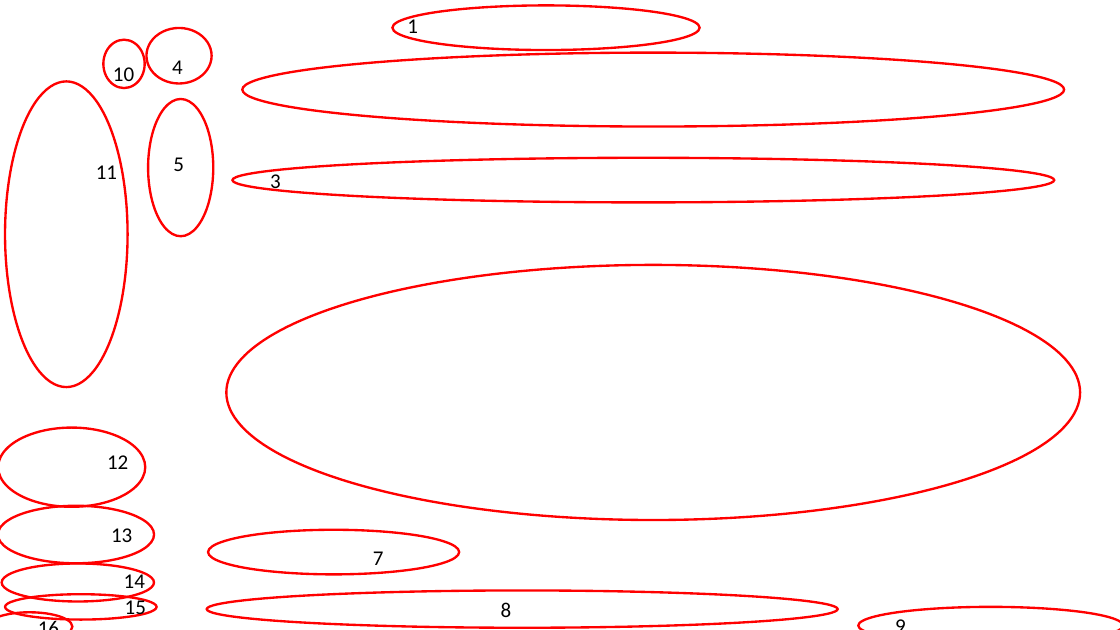
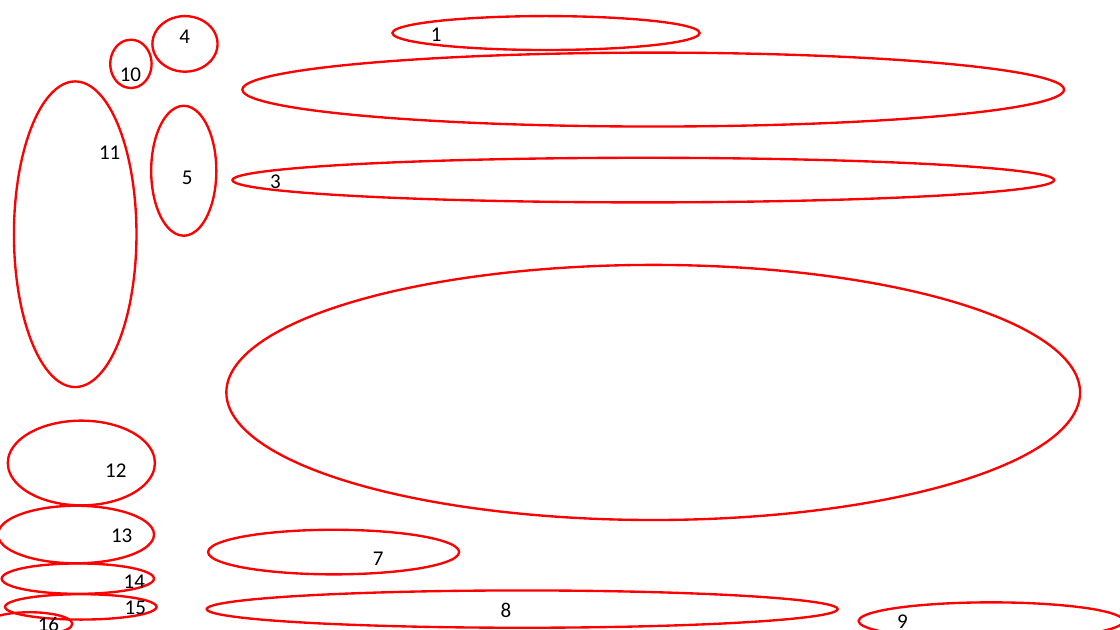
Before and after one commit to smarsland/AviaNZ, a slide deck: slide 1 of Docs/Figs/AviaNZInterface.pptx (slide 2 before the commit). Drawn at 1120x630 pixels with LibreOffice and Linux fonts; fonts in the diff are those of the drawing; background and template pictures are left out. Boxes give left, top, right and bottom in pixels: in the first picture for what was removed or moved away, otherwise in the second. Text is boxed around its words. In the diff, an @@ line names an element or a change of style, - is before the commit and + after.

```diff
--- a/Docs/Figs/AviaNZInterface.pptx
+++ b/Docs/Figs/AviaNZInterface.pptx
@@ ellipse: place and size @@
-ellipse at (146, 28, 212, 83)
+ellipse at (152, 16, 218, 71)
@@ text "4": place and size @@
-text "4" at (172, 60, 183, 74)
+text "4" at (179, 29, 190, 43)
@@ ellipse: place and size @@
-ellipse at (392, 5, 700, 50)
+ellipse at (392, 16, 700, 50)
@@ text "1" rewrapped from (407, 16, 418, 40) to (431, 27, 442, 47) @@
@@ ellipse: place and size @@
-ellipse at (103, 39, 145, 88)
+ellipse at (110, 39, 151, 88)
@@ text "10": place and size @@
-text "10" at (113, 67, 134, 87)
+text "10" at (120, 67, 141, 87)
@@ ellipse: place and size @@
-ellipse at (5, 82, 128, 387)
+ellipse at (14, 82, 137, 387)
@@ ellipse: place and size @@
-ellipse at (148, 99, 213, 236)
+ellipse at (151, 106, 217, 236)
@@ text "11": place and size @@
-text "11" at (96, 165, 117, 179)
+text "11" at (99, 145, 120, 159)
@@ text "5": place and size @@
-text "5" at (173, 157, 184, 171)
+text "5" at (182, 170, 193, 184)
@@ ellipse: place and size @@
-ellipse at (0, 428, 145, 507)
+ellipse at (8, 421, 155, 506)
@@ text "12": place and size @@
-text "12" at (107, 455, 128, 469)
+text "12" at (105, 463, 126, 477)
@@ ellipse: place and size @@
-ellipse at (2, 564, 154, 602)
+ellipse at (2, 564, 154, 594)
@@ ellipse: place and size @@
-ellipse at (859, 607, 1120, 630)
+ellipse at (859, 602, 1120, 630)
@@ text "9" rewrapped from (887, 608, 939, 630) to (897, 614, 908, 628) @@
```
Also in this commit, not shown: 1 other slide changed, 18 other files.
